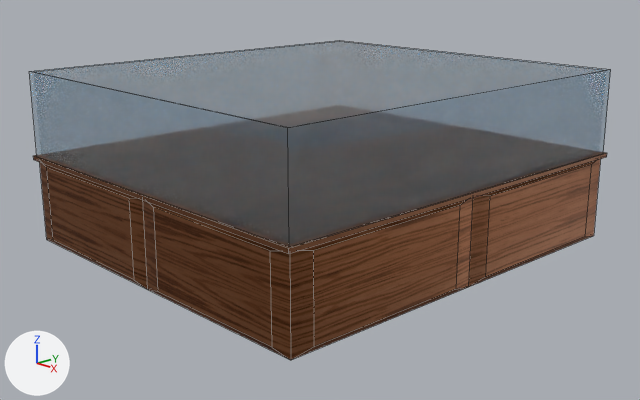
What one commit did to the Blender file Tu_to.blend.
One viewpoint serves both versions: a 50 mm camera at (15.08, -14.25, 6.92) aimed at (0.18, -0.23, 1.04). The lights are fixed; the arrows at lower left show +X, +Y and +Z. Mesh edges are drawn as thin lines.
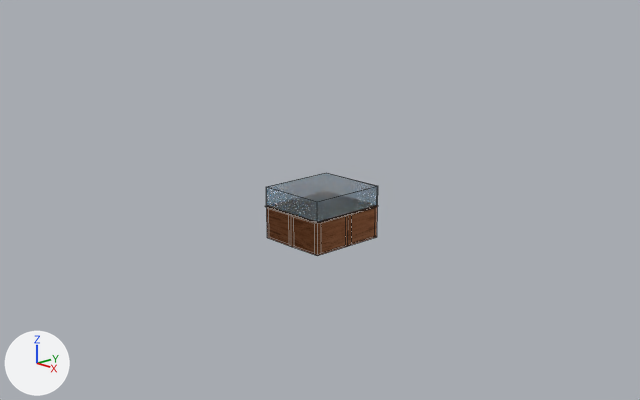
Pixel boxes (x1, y1, x2, y2) of what changed, in the pictures (640 x 400 px):
'Cube.002', moved, rescaled (81% narrower, 76% shorter): before (29, 40, 611, 246); after (266, 173, 378, 222)
'Cube', moved, rescaled (80% narrower, 75% shorter): before (40, 159, 600, 360); after (267, 207, 377, 256)
'Cube.001', moved, rescaled: before (33, 152, 607, 254); after (265, 205, 378, 223)

What the commit changed:
Object 'Cube' (ob_cube) moves from (0.0, 0.0, 1.0) to (0.0, 0.0, 0.4).
Object 'Cube' (ob_cube) is rescaled from (4.5, 5.0, 1.0) to (0.899, 0.999, 0.4).
Object 'Cube.001' (ob_cube_001) moves from (0.0, 0.0, 2.05) to (0.0, 0.0, 0.81).
Object 'Cube.001' (ob_cube_001) is rescaled from (4.6, 5.1, 0.05) to (0.919, 1.02, 0.00999).
Object 'Cube.002' (ob_cube_002) moves from (0.0, 0.0, 3.1) to (0.0, 0.01, 1.06).
Object 'Cube.002' (ob_cube_002) is rescaled from (4.5, 5.0, 1.0) to (0.899, 0.999, 0.24).
